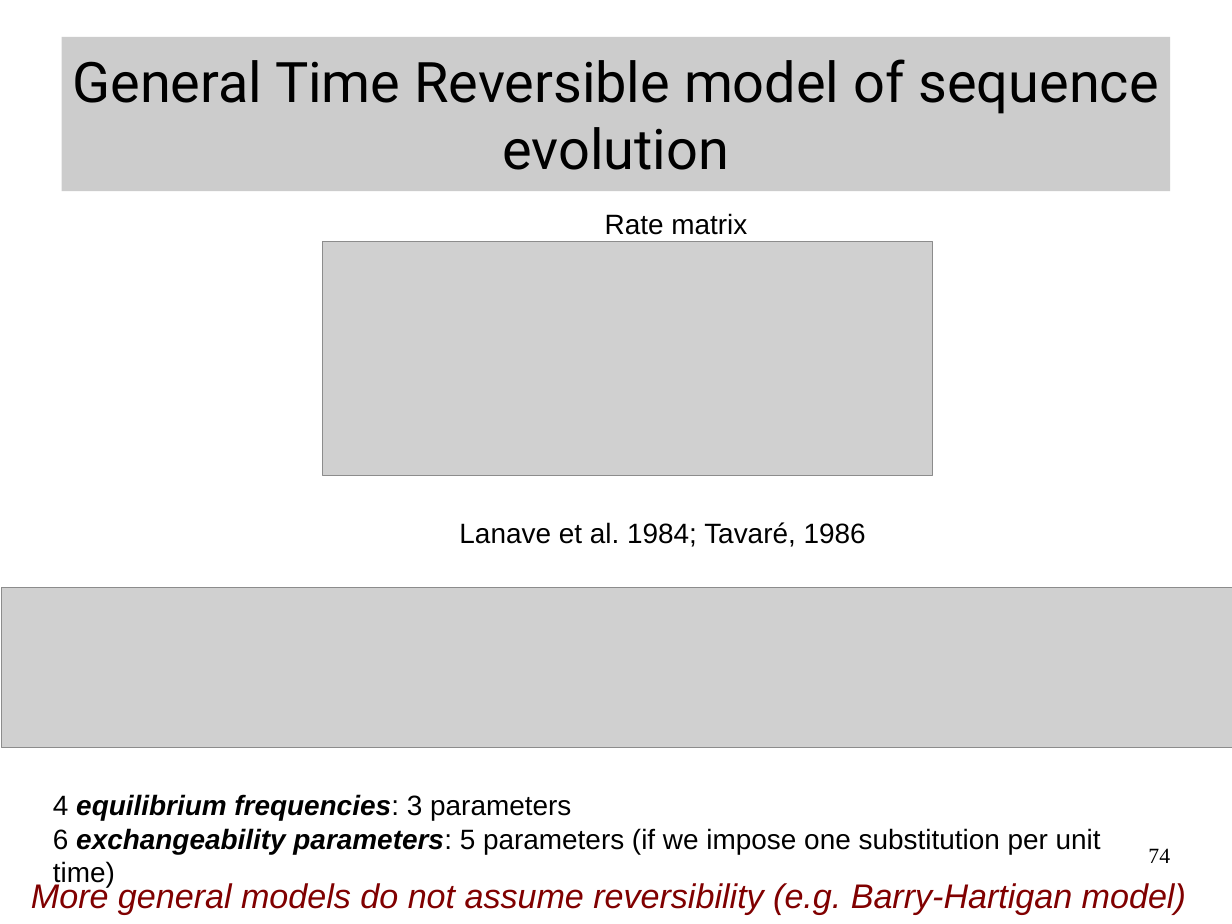
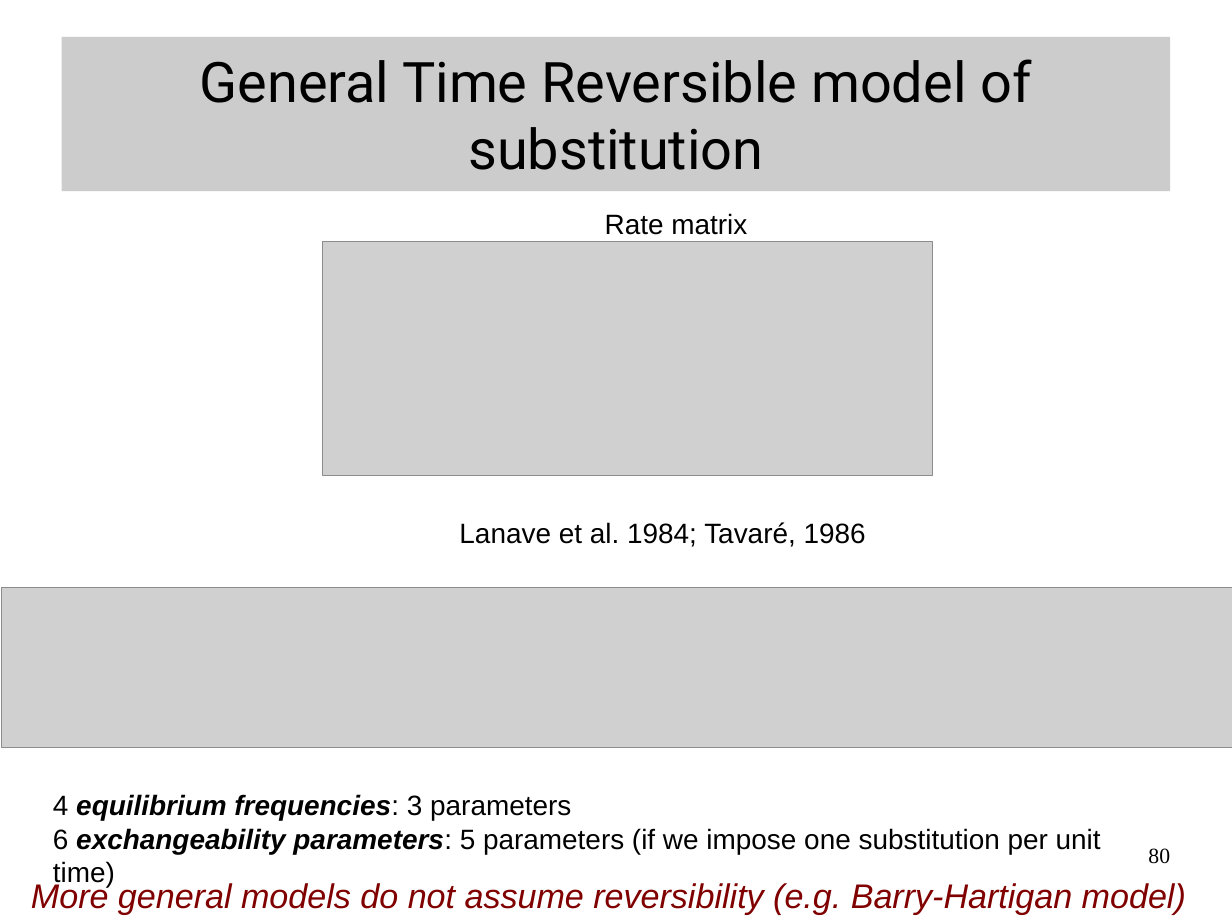
Before and after one commit to Boussau/boussau.github.io, a slide deck: slide 80 of COME_courses/Cambridge_2022/1_intro_CTMC/IntroductionToModels.odp (slide 74 before the commit). Drawn at 1232x924 pixels with LibreOffice and Linux fonts; fonts in the diff are those of the drawing; grey boxes stand for pictures. Boxes give left, top, right and bottom in pixels: in the first picture for what was removed or moved away, otherwise in the second. Text is boxed around its words. In the diff, an @@ line names an element or a change of style, - is before the commit and + after.

```diff
--- a/COME_courses/Cambridge_2022/1_intro_CTMC/IntroductionToModels.odp
+++ b/COME_courses/Cambridge_2022/1_intro_CTMC/IntroductionToModels.odp
@@ title at [200, 59, 1031, 170]: text changed @@
-General Time Reversible model of sequence evolution
+General Time Reversible model of substitution
@@ page number at [1148, 848, 1170, 864]: text changed @@
-74
+80
```
Also in this commit, not shown: 10 other slides changed, 6 slides added, 3 other files.
